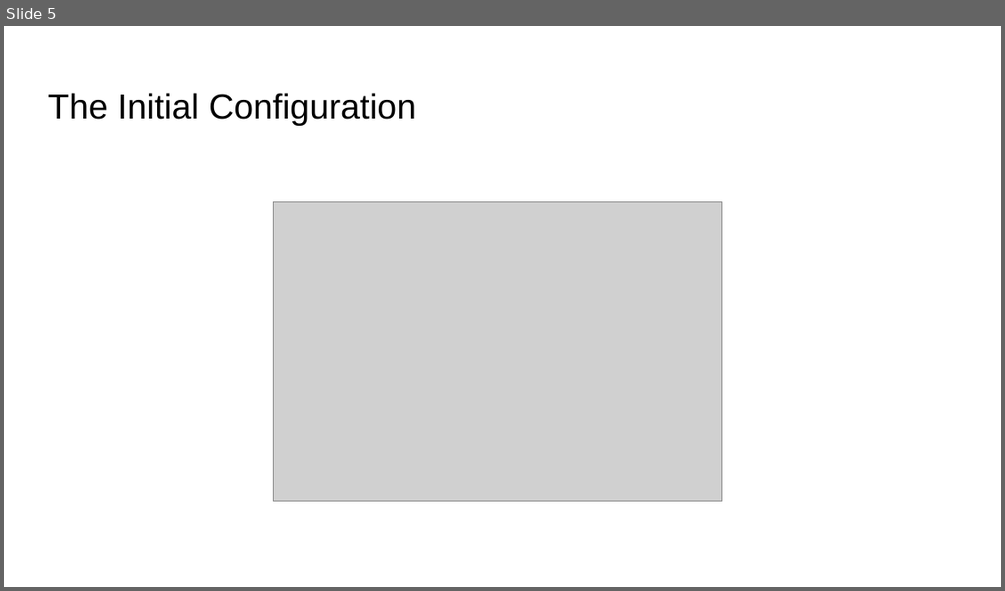
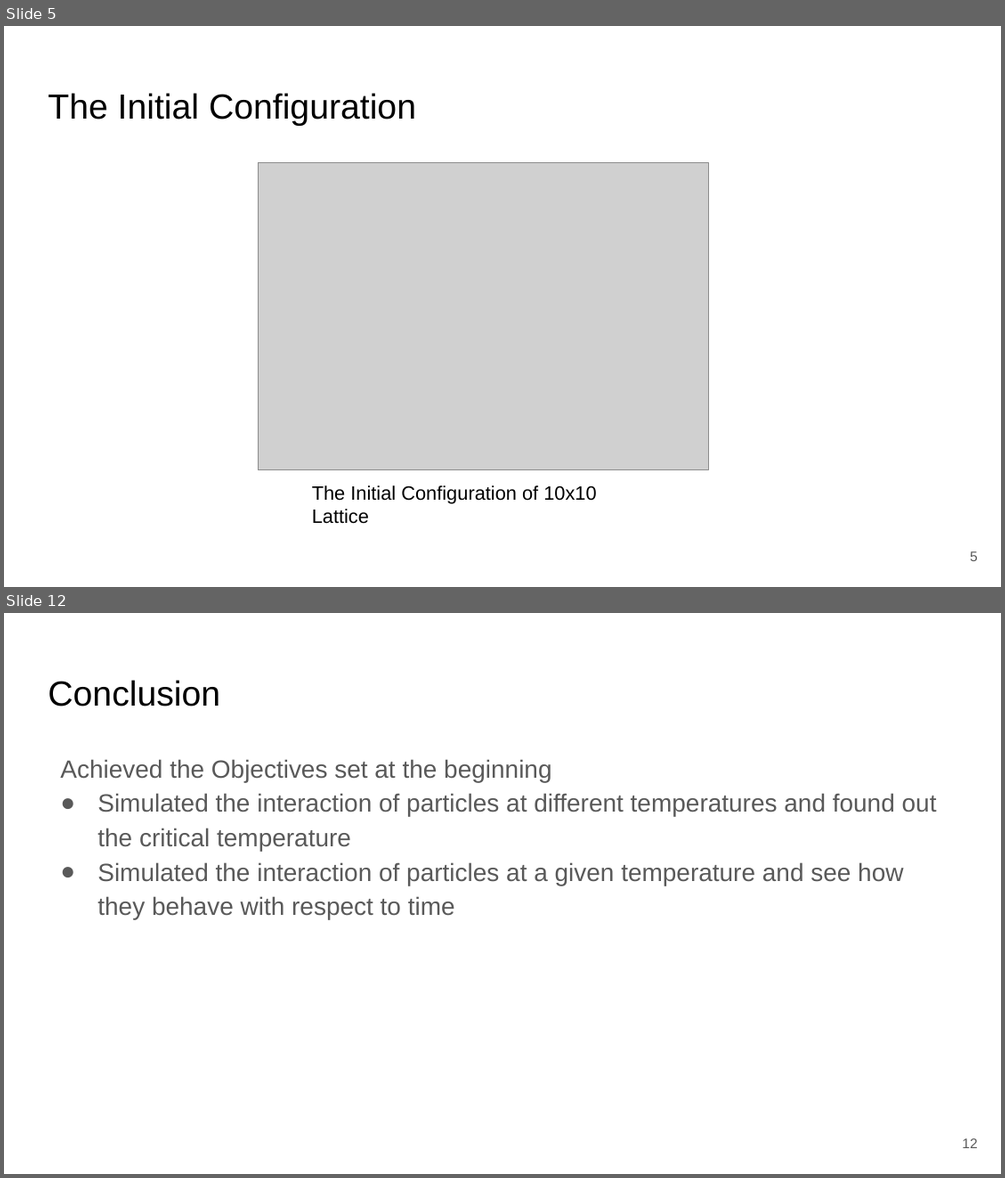
Before and after one commit to DipeshPoudel/MDS-607-MonteCarloMethods, a slide deck: ising_model/MDSDipeshPoudel10/2DIsingModel.pptx. Shown one above the other, each under a label of ours: slide 5 before the commit, slides 5 and 12 after it; the slides between them are not shown. The pictures are 1005x591 and 1005x1178 pixels, drawn with LibreOffice and Linux fonts; fonts in the diff are those of the drawing; grey boxes stand for pictures. Boxes give left, top, right and bottom in pixels: in the first picture for what was removed or moved away, otherwise in the second. Text is boxed around its words. In the diff, an @@ line names an element or a change of style, - is before the commit and + after.

```diff
--- a/ising_model/MDSDipeshPoudel10/2DIsingModel.pptx
+++ b/ising_model/MDSDipeshPoudel10/2DIsingModel.pptx
@@ slide 12 added at bbox=[4, 613, 1001, 1174], background #FFFFFF @@
@@ title added at bbox=[48, 680, 220, 706], 25.2 pt, text #000000 @@
+Conclusion
@@ text added at bbox=[60, 759, 937, 920], 18 pt, text #595959 @@
+Achieved the Objectives set at the beginning
+● Simulated the interaction of particles at different temperatures and found out the critical temperature
+● Simulated the interaction of particles at a given temperature and see how they behave with respect to time
@@ page number added at bbox=[962, 1138, 977, 1148], 10 pt, text #595959 @@
+12
@@ slide 5 changed as well @@
@@ picture: place and size @@
-picture at bbox=[273, 202, 721, 501]
+picture at bbox=[259, 162, 709, 471]
@@ text added at bbox=[312, 485, 596, 524], 14 pt, text #000000 @@
+The Initial Configuration of 10x10 Lattice
@@ page number added at bbox=[970, 551, 978, 561], 10 pt, text #595959 @@
+5
```
Also in this commit, not shown: 6 other slides changed, 6 other slides added, 2 slides removed, 12 other files.
